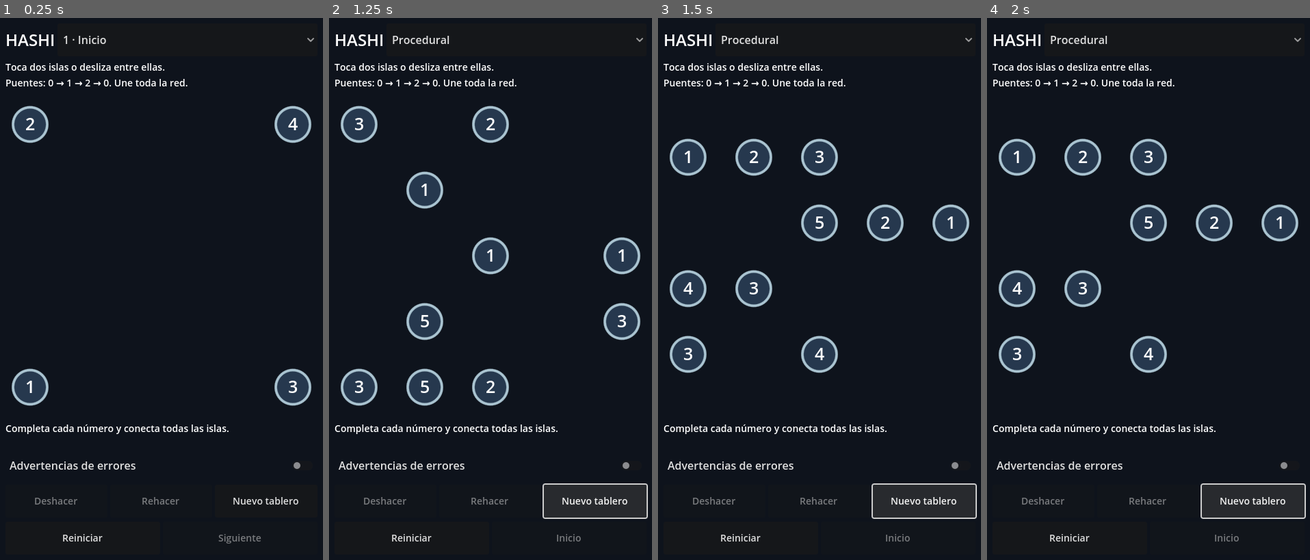
Above: before the commit, frames 1-4 (left to right).
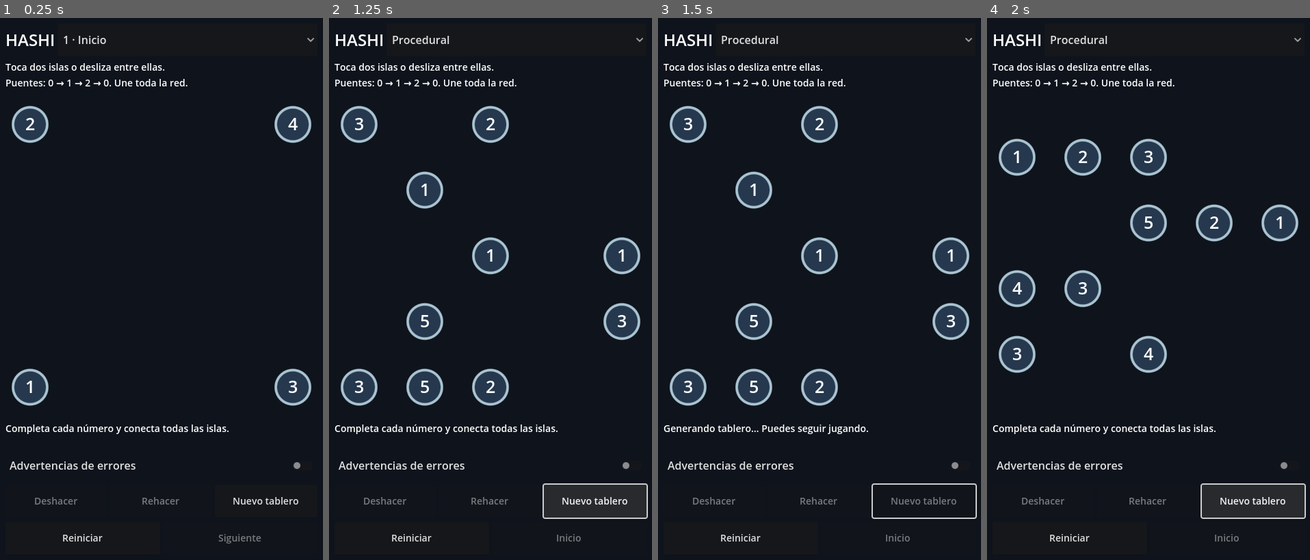
Above: after the commit, the same moments.

Repository: BenJackson66/Hashi-
Game: Godot game, scene res://scenes/main.tscn
The game is run twice, just before and just after one commit, with the same random seed, the same clock (stepped at 60 frames per second) and the same inputs.
Inputs:
- Up to frame 1 (0.25 s): no input
- Up to frame 2 (1.25 s): click "Nuevo tablero" at 0.5 s
- Up to frame 3 (1.5 s): click "Nuevo tablero" at 1.25 s
- Up to frame 4 (2 s): no input

Frames 1-2 are identical in both runs. In frame 3, 13% of the frame differs, in the area x 2-97%, y 16-90%; in frame 4, nothing differs.

Commit message:
fix: activate procedural replacement only after successful persistence

Diff:
--- a/scripts/hashi_session.gd
+++ b/scripts/hashi_session.gd
@@ -61,6 +61,27 @@
 	current_index = catalog.size() - 1
 	return true
 
+func install_procedural_and_save(value: Dictionary) -> bool:
+	# Stage the replacement without mutating the live session or its UI/history.
+	var staged := HashiSession.new(base_catalog, store.path)
+	staged.catalog = catalog.duplicate(true)
+	staged.procedural = procedural.duplicate(true)
+	staged.boards = boards.duplicate(true)
+	staged.completed_ids = completed_ids.duplicate()
+	staged.current_index = current_index
+	if not staged.install_procedural(value):
+		store.last_error = "No se pudo validar el nuevo tablero."
+		return false
+	# The store atomically replaces the file. Publish live state only after success.
+	if not store.save_game(staged.snapshot_data(), base_catalog):
+		return false
+	catalog = staged.catalog
+	procedural = staged.procedural
+	boards = staged.boards
+	completed_ids = staged.completed_ids
+	current_index = staged.current_index
+	return true
+
 func current_puzzle() -> Puzzle:
 	var puzzle := Puzzle.new(catalog[current_index])
 	puzzle.bridges = boards.get(puzzle.puzzle_id, {}).duplicate(true)
--- a/scripts/main.gd
+++ b/scripts/main.gd
@@ -221,11 +221,15 @@
 	if _generation_epoch != _request_epoch:
 		_update_status("")
 		return
-	if result.status == "success" and session.install_procedural(result.recipe):
+	if result.status != "success":
+		_generation_message = "No se pudo generar un tablero. Inténtalo de nuevo."
+		_update_status("")
+	elif session.install_procedural_and_save(result.recipe):
+		save_failed = false
 		_display_current()
-		_save_game()
 	else:
-		_generation_message = "No se pudo generar un tablero. Inténtalo de nuevo."
+		# No new playable state was published; do not retry the rejected board on pause.
+		_generation_message = "No se pudo guardar el nuevo tablero. Se conserva tu partida. Inténtalo de nuevo."
 		_update_status("")
 
 func _exit_tree() -> void:
--- a/tests/playable_generation.gd
+++ b/tests/playable_generation.gd
@@ -256,13 +256,38 @@
 	check(id in ui.session.completed_ids and not contains_solution(ui.session.snapshot_data()), "procedural completion saved without hidden solution fields")
 	ui.next_button.pressed.emit()
 	check(ui.session.current_index == 0 and ui.session.procedural.has(id), "return to static sequence preserves procedural game")
-	ui.session.store.path = "user://missing-directory/h02c-write.json"
+	# Regression: a real previous procedural with bridges, completion and undo/redo.
+	ui._select_puzzle(3)
+	ui.restart_button.pressed.emit()
+	ui.board._connect_islands(edges[0].a, edges[0].b)
+	ui.board._connect_islands(edges[0].a, edges[0].b)
+	ui.undo_button.pressed.emit()
+	var previous_state: Dictionary = ui.session.snapshot_data()
+	var previous_puzzle: RefCounted = ui.board.puzzle
+	var previous_past: Array = ui.board.history.past.duplicate(true)
+	var previous_future: Array = ui.board.history.future.duplicate(true)
+	var persisted_before := FileAccess.get_file_as_string(ui.save_path)
+	check(not ui.board.puzzle.bridges.is_empty() and not previous_past.is_empty() and not previous_future.is_empty(), "replacement regression starts with played procedural and history")
+	# Block the actual temporary destination, without changing the saved file path.
+	var temporary_path := ProjectSettings.globalize_path(ui.save_path + ".tmp")
+	check(DirAccess.make_dir_absolute(temporary_path) == OK, "simulate write failure at original save destination")
 	check(ui._request_new_puzzle(), "generation before simulated storage failure")
 	await wait_ui(ui)
-	check(ui.session.is_procedural() and ui.save_failed and "No se pudo guardar" in ui.status.text, "new game remains playable after save failure")
-	ui.session.store.path = ui.save_path
+	check(ui.session.snapshot_data() == previous_state, "failed replacement preserves entire previous session and progress")
+	check(ui.board.puzzle == previous_puzzle and ui.board.puzzle.bridges == previous_state.boards[id], "failed replacement preserves displayed procedural and bridges")
+	check(ui.board.history.past == previous_past and ui.board.history.future == previous_future, "failed replacement preserves undo and redo history")
+	check(FileAccess.get_file_as_string(ui.save_path) == persisted_before, "failed replacement leaves persisted bytes unchanged")
+	check(not ui.save_failed and "Se conserva tu partida" in ui.status.text and not ui.new_board_button.disabled, "clear replacement failure permits generating again")
 	ui._notification(Node.NOTIFICATION_APPLICATION_PAUSED)
-	check(not ui.save_failed and ui.session.store.load_game(catalog).current_puzzle_id == ui.board.puzzle.puzzle_id, "pause retries saving the accepted procedural game")
+	check(FileAccess.get_file_as_string(ui.save_path) == persisted_before and ui.session.snapshot_data() == previous_state, "pause cannot retry an uncommitted replacement")
+	var recovered := Session.new(catalog, ui.save_path)
+	check(recovered.restore() and recovered.snapshot_data() == previous_state, "reopening after failed replacement recovers previous game exactly")
+	check(DirAccess.remove_absolute(temporary_path) == OK, "restore writable save destination")
+	check(ui._request_new_puzzle(), "player can retry generating after write failure")
+	await wait_ui(ui)
+	check(ui.session.is_procedural() and ui.board.puzzle.puzzle_id != id and ui.board.puzzle.bridges.is_empty(), "successful retry activates the new board")
+	check(ui.session.store.load_game(catalog) == ui.session.snapshot_data(), "new board was persisted before activation")
+	check(ui.board.history.past.is_empty() and ui.board.history.future.is_empty() and not ui.save_failed, "successful commit starts clean history")
 	var before_shutdown := FileAccess.get_file_as_string(ui.save_path)
 	check(ui._request_new_puzzle(), "worker active during scene teardown")
 	var reference: WeakRef = weakref(ui)
Not shown, changed: README.md
Not shown, changed: docs/H02C_PLAYABLE.md
